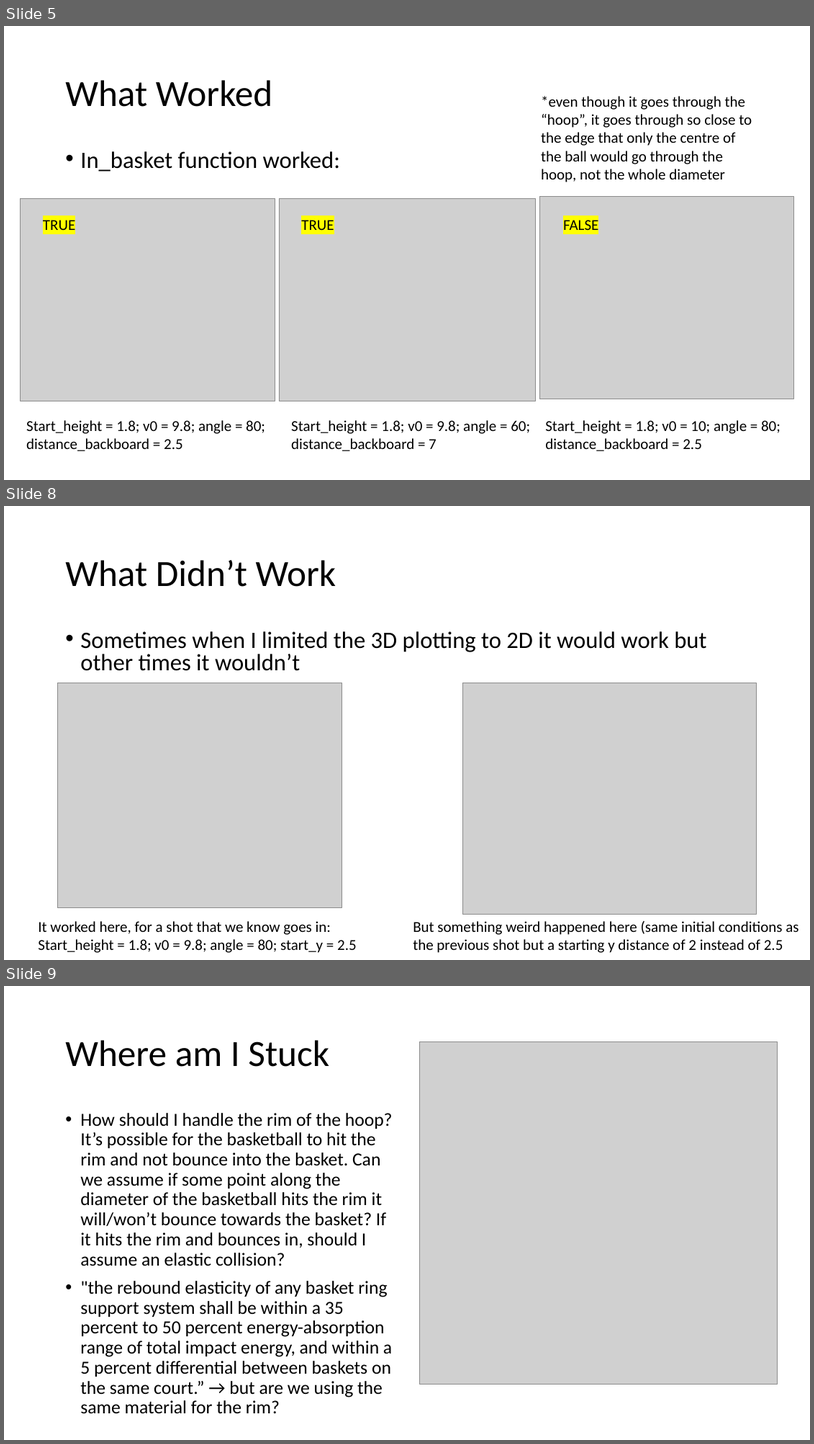
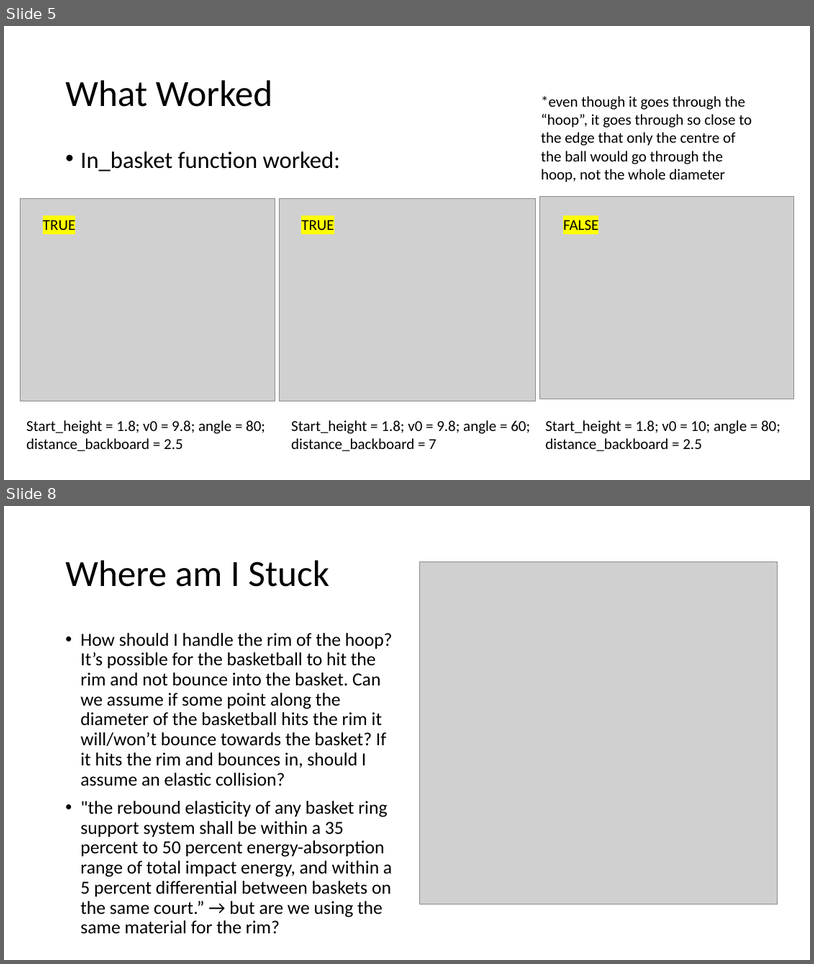
Before and after one commit to cawelch/hoop-never-misses, a slide deck: Weekly Presentations/Week 2.pptx. Shown one above the other, each under a label of ours: slides 5, 8 and 9 before the commit, slides 5 and 8 after it; the slides between them are not shown. The pictures are 814x1444 and 814x964 pixels, drawn with LibreOffice and Linux fonts; fonts in the diff are those of the drawing; grey boxes stand for pictures. Boxes give left, top, right and bottom in pixels: in the first picture for what was removed or moved away, otherwise in the second. Text is boxed around its words. In the diff, an @@ line names an element or a change of style, - is before the commit and + after.

```diff
--- a/Weekly Presentations/Week 2.pptx
+++ b/Weekly Presentations/Week 2.pptx
@@ slide 8 removed at <box>4,506,810,960</box>, background #FFFFFF @@
@@ title removed at <box>65,560,337,587</box> @@
-What Didn’t Work
@@ text removed at <box>80,631,707,671</box> @@
-• Sometimes when I limited the 3D plotting to 2D it would work but other times it wouldn’t
@@ picture removed at <box>58,682,342,907</box> @@
@@ picture removed at <box>463,682,756,914</box> @@
@@ text removed at <box>38,921,357,952</box> @@
-It worked here, for a shot that we know goes in:
-Start_height = 1.8; v0 = 9.8; angle = 80; start_y = 2.5
@@ text removed at <box>413,921,799,952</box> @@
-But something weird happened here (same initial conditions as the previous shot but a starting y distance of 2 instead of 2.5
@@ what was slide 9 is now slide 8 @@
```
Also in this commit, not shown: 3 slides changed, 3 other files.
